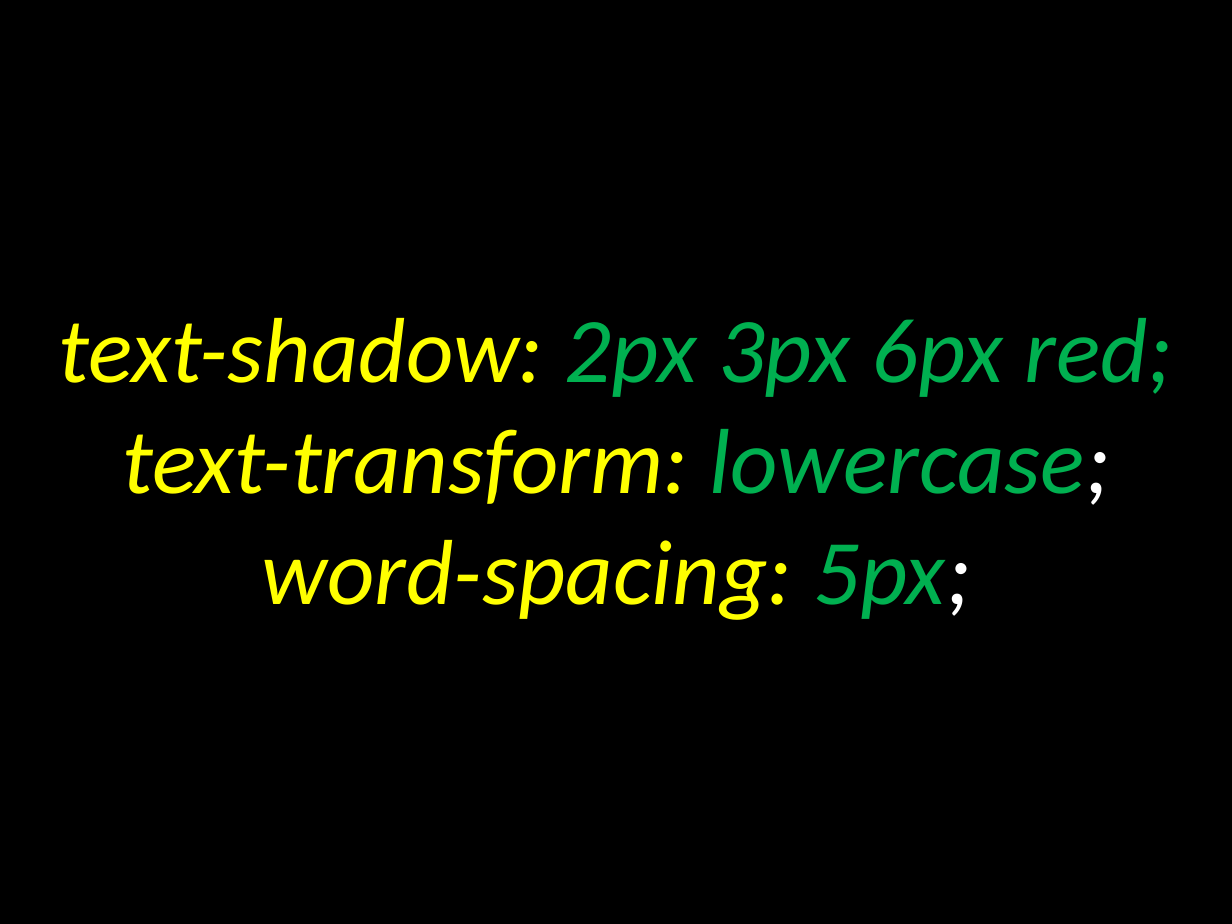
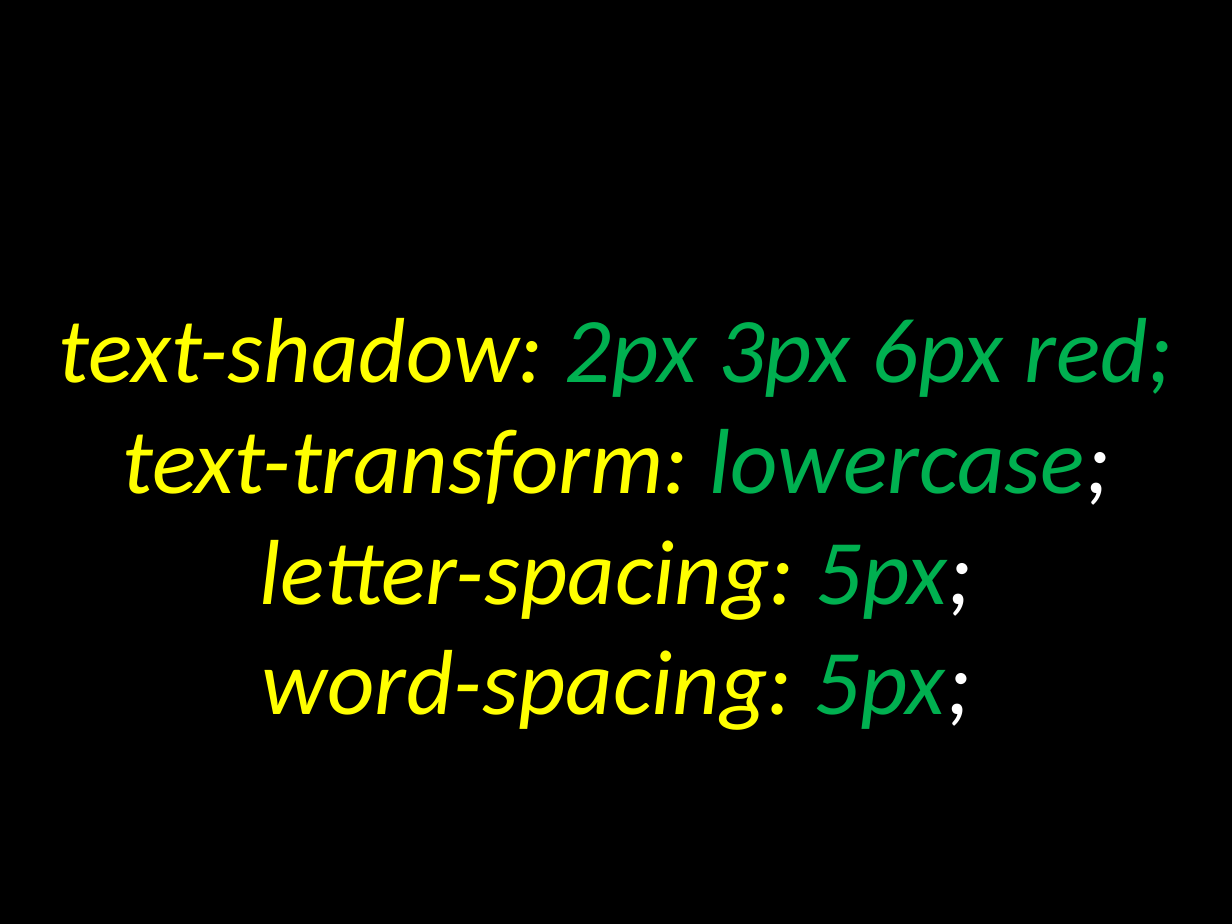
Before and after one commit to elloraCpe/courses, a slide deck: slide 48 of CPEE1/02. Week 2/00. Presentation/Week 2.pptx. Drawn at 1232x924 pixels with LibreOffice and Linux fonts; fonts in the diff are those of the drawing. Boxes give left, top, right and bottom in pixels: in the first picture for what was removed or moved away, otherwise in the second. Text is boxed around its words. In the diff, an @@ line names an element or a change of style, - is before the commit and + after.

```diff
--- a/CPEE1/02. Week 2/00. Presentation/Week 2.pptx
+++ b/CPEE1/02. Week 2/00. Presentation/Week 2.pptx
@@ text at (x1=259, y1=540, x2=972, y2=620): paragraph added @@
+letter-spacing: 5px;
```
Also in this commit, not shown: 18 other slides changed, 5 slides added, 59 other files.
